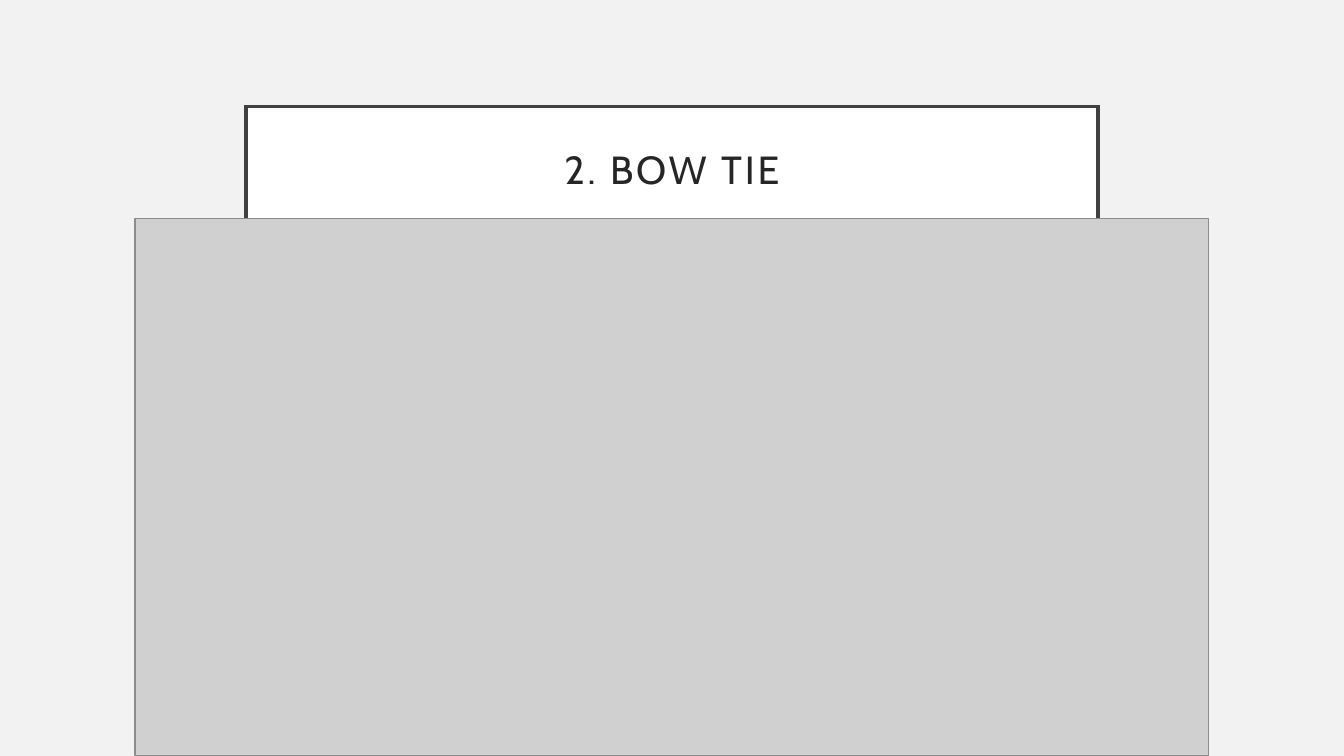
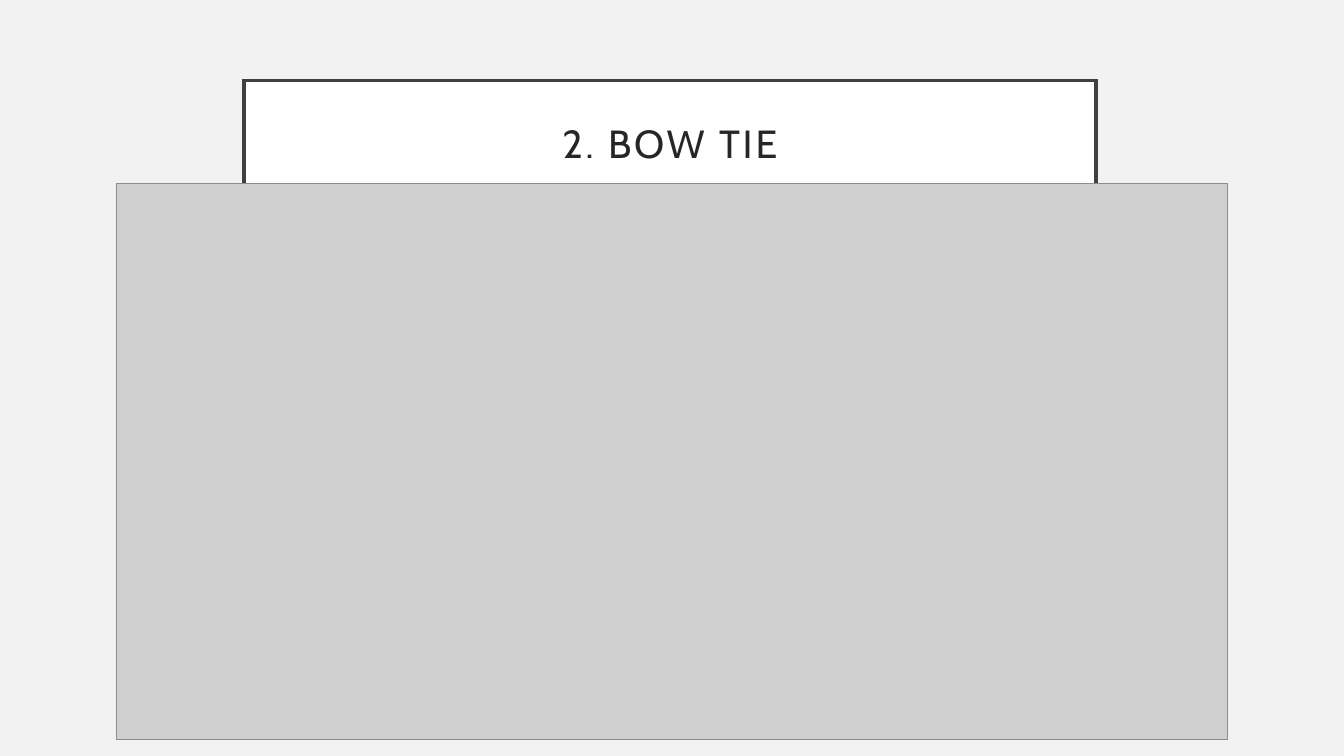
Before and after one commit to mahozad/graph-analysis, a slide deck: slide 5 of presentation.pptx. Drawn at 1344x756 pixels with LibreOffice and Linux fonts; fonts in the diff are those of the drawing; grey boxes stand for pictures. Boxes give left, top, right and bottom in pixels: in the first picture for what was removed or moved away, otherwise in the second. Text is boxed around its words. In the diff, an @@ line names an element or a change of style, - is before the commit and + after.

```diff
--- a/presentation.pptx
+++ b/presentation.pptx
@@ title "2. BOW TIE": place and size @@
-title "2. BOW TIE" at [246, 106, 1098, 237]
+title "2. BOW TIE" at [244, 81, 1096, 212]
@@ picture: place and size @@
-picture at [135, 219, 1209, 756]
+picture at [116, 185, 1227, 740]
```
Also in this commit, not shown: 6 other slides changed, 1 slide added, 1 slide removed, 1 other file.
